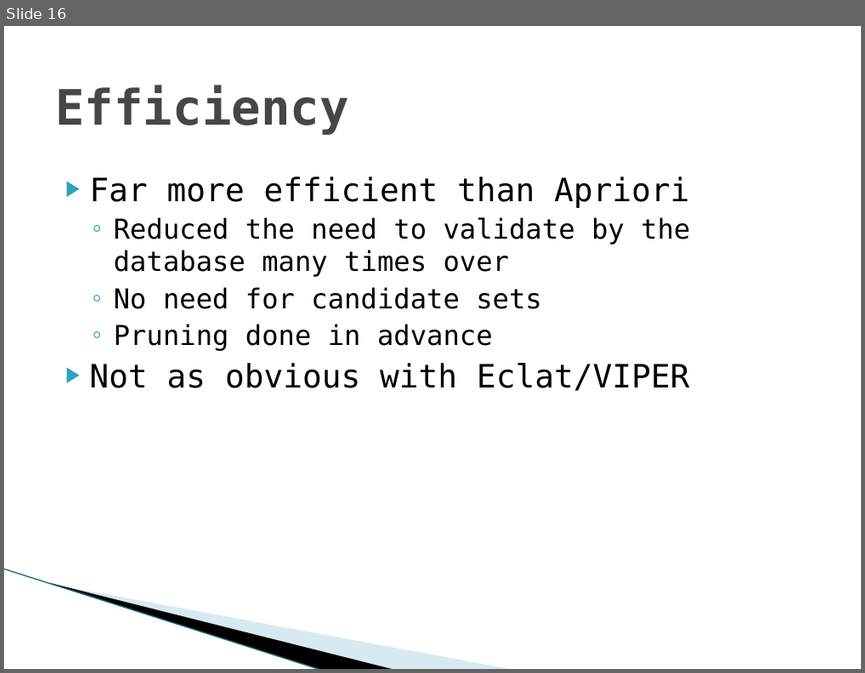
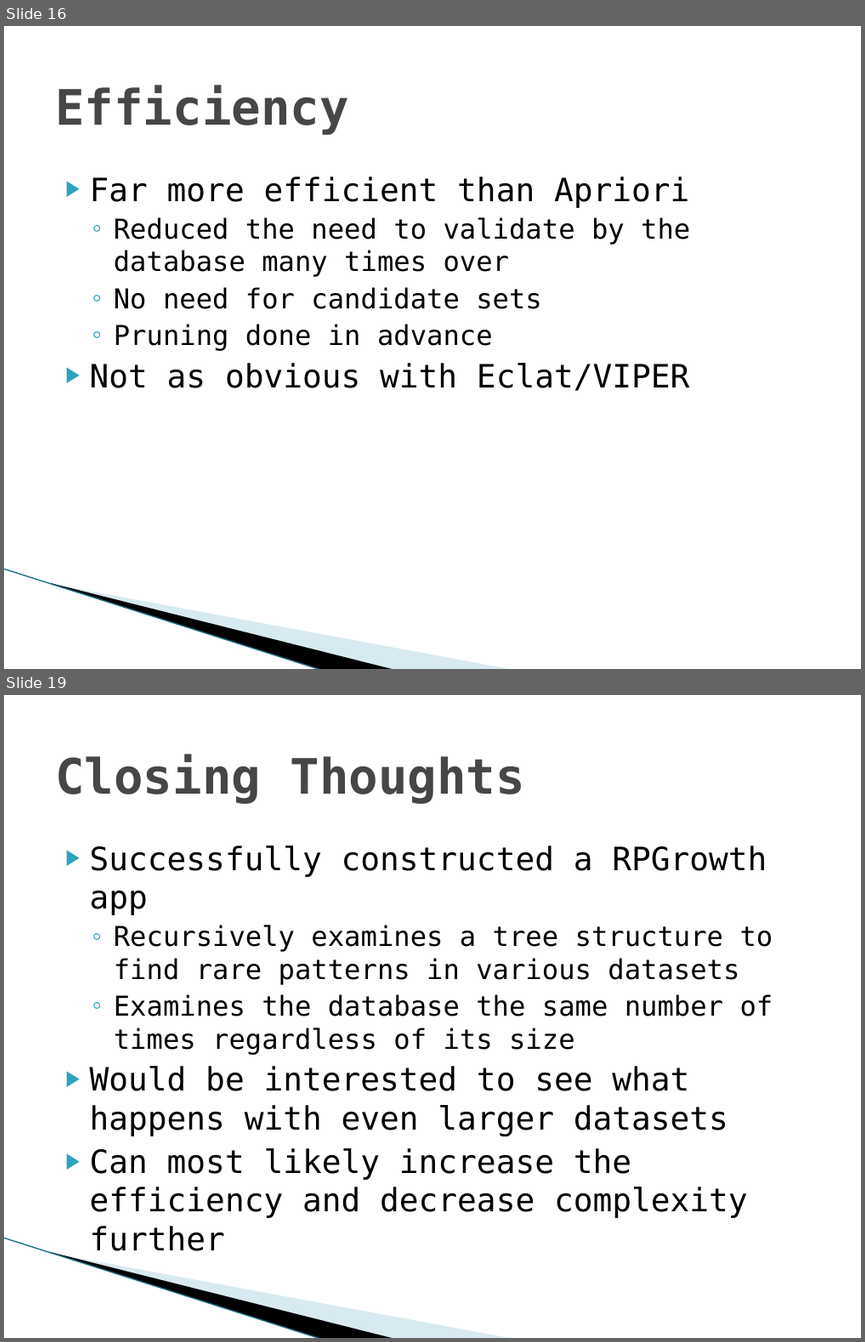
Before and after one commit to smithi35/RarePatternMining, a slide deck: Documentation/Rare Pattern Mining through Rare Pattern Growth.pptx. Shown one above the other, each under a label of ours: slide 16 before the commit, slides 16 and 19 after it; the slides between them are not shown. The pictures are 865x673 and 865x1342 pixels, drawn with LibreOffice and Linux fonts; fonts in the diff are those of the drawing; background and template pictures are left out. Boxes give left, top, right and bottom in pixels: in the first picture for what was removed or moved away, otherwise in the second. Text is boxed around its words. In the diff, an @@ line names an element or a change of style, - is before the commit and + after.

```diff
--- a/Documentation/Rare Pattern Mining through Rare Pattern Growth.pptx
+++ b/Documentation/Rare Pattern Mining through Rare Pattern Growth.pptx
@@ slide 19 added at box(4, 695, 861, 1338), background #FFFFFF; not listed: 3 template elements that a slide beside it also shows @@
@@ title added at box(55, 754, 525, 804), 41 pt, text #464646, bold @@
+Closing Thoughts
@@ text added at box(90, 845, 773, 1251), 27 pt, text #000000 @@
+▶ Successfully constructed a RPGrowth app
+  ◦ Recursively examines a tree structure to find rare patterns in various datasets
+  ◦ Examines the database the same number of times regardless of its size
+▶ Would be interested to see what happens with even larger datasets
+▶ Can most likely increase the efficiency and decrease complexity further
```
Also in this commit, not shown: 1 slide changed, 2 other slides added, 1 other file.
